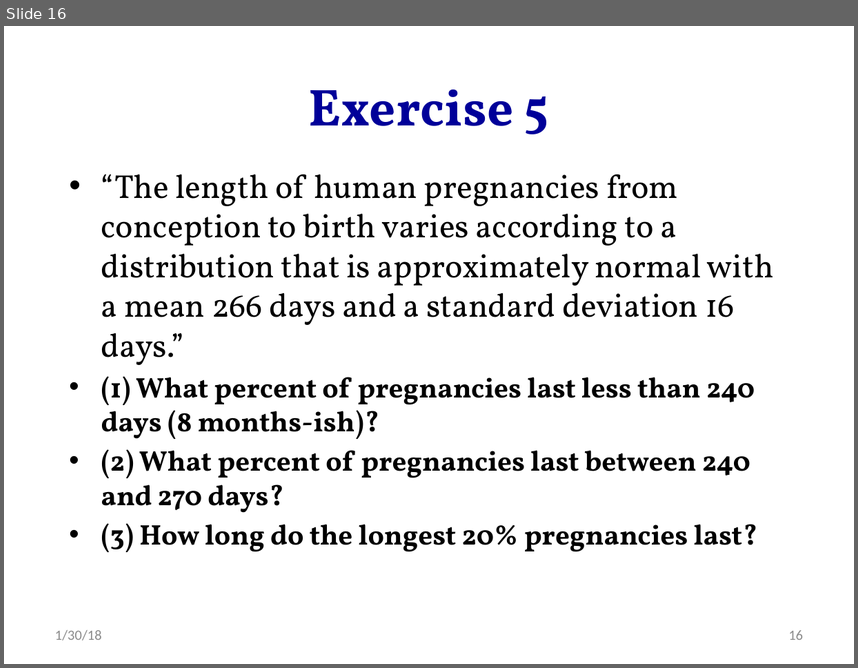
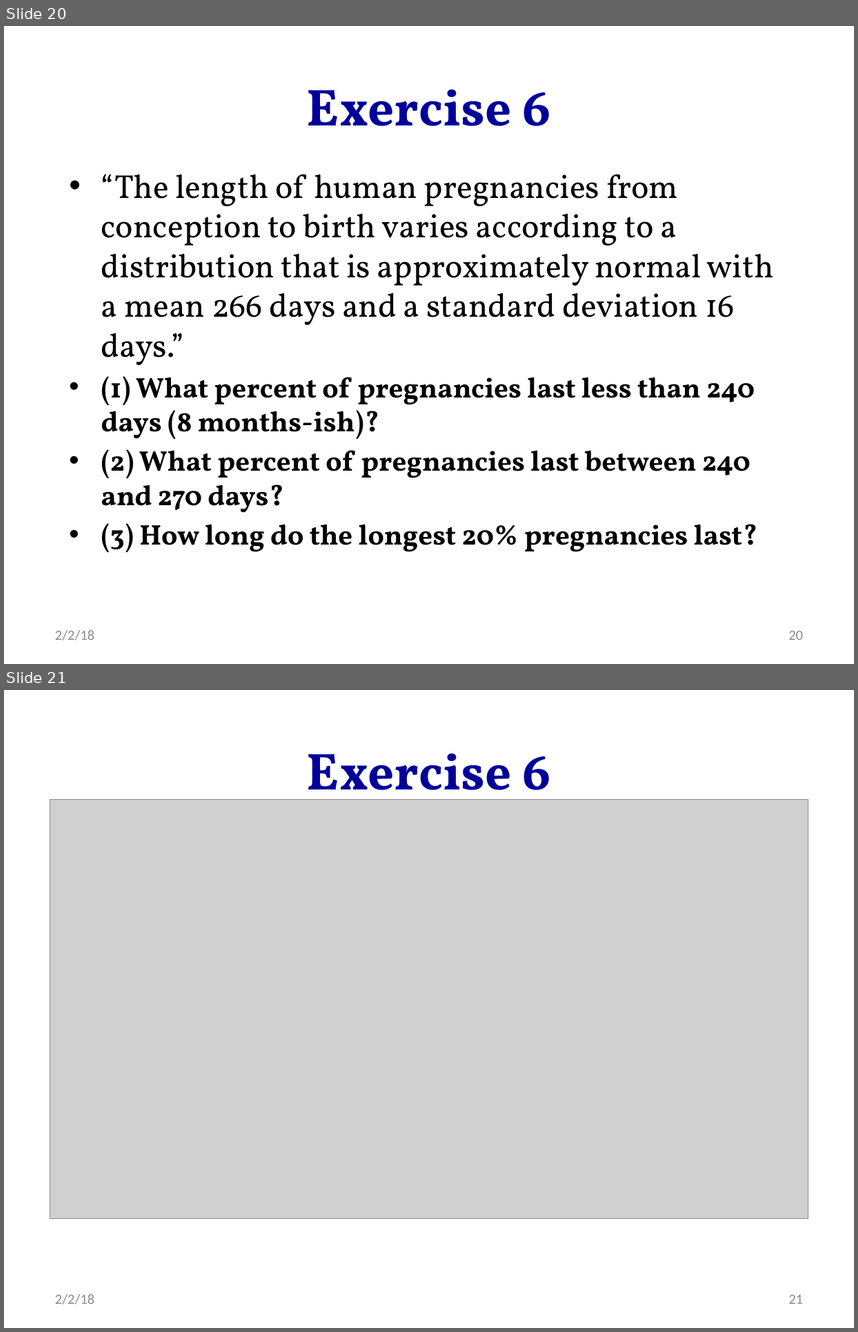
Before and after one commit to hejibo/Psychological-Statistics, a slide deck: Lecture 5- Exercise--Normal Curve, Linear Transformations, and Standard Scores/Lecture 5- Exercise--Normal Curve, Linear Transformations, and Standard Scores.pptx. Shown one above the other, each under a label of ours: slide 16 before the commit, slides 20 and 21 after it. The pictures are 858x668 and 858x1332 pixels, drawn with LibreOffice and Linux fonts; fonts in the diff are those of the drawing; grey boxes stand for pictures. Boxes give left, top, right and bottom in pixels: in the first picture for what was removed or moved away, otherwise in the second. Text is boxed around its words. In the diff, an @@ line names an element or a change of style, - is before the commit and + after.

```diff
--- a/Lecture 5- Exercise--Normal Curve, Linear Transformations, and Standard Scores/Lecture 5- Exercise--Normal Curve, Linear Transformations, and Standard Scores.pptx
+++ b/Lecture 5- Exercise--Normal Curve, Linear Transformations, and Standard Scores/Lecture 5- Exercise--Normal Curve, Linear Transformations, and Standard Scores.pptx
@@ slide 21 added at [4, 690, 854, 1328], background #FFFFFF @@
@@ title added at [307, 753, 550, 812], 44 pt, text #000099, bold @@
+Exercise 6
@@ picture added at [50, 799, 808, 1218] @@
@@ text added at [55, 1294, 94, 1304], 12 pt, text #8C8C8C @@
+2/2/18
@@ page number added at [789, 1294, 803, 1303], 12 pt, text #8C8C8C @@
+21
@@ what was slide 16 is now slide 20 @@
@@ slide 20 changed as well @@
@@ title at [307, 89, 550, 126]: text changed @@
-Exercise 5
+Exercise 6
@@ text at [55, 630, 94, 640]: text changed @@
-1/30/18
+2/2/18
@@ page number at [789, 630, 803, 639]: text changed @@
-16
+20
```
Also in this commit, not shown: 15 other slides changed, 4 other slides added, 5 other files.
